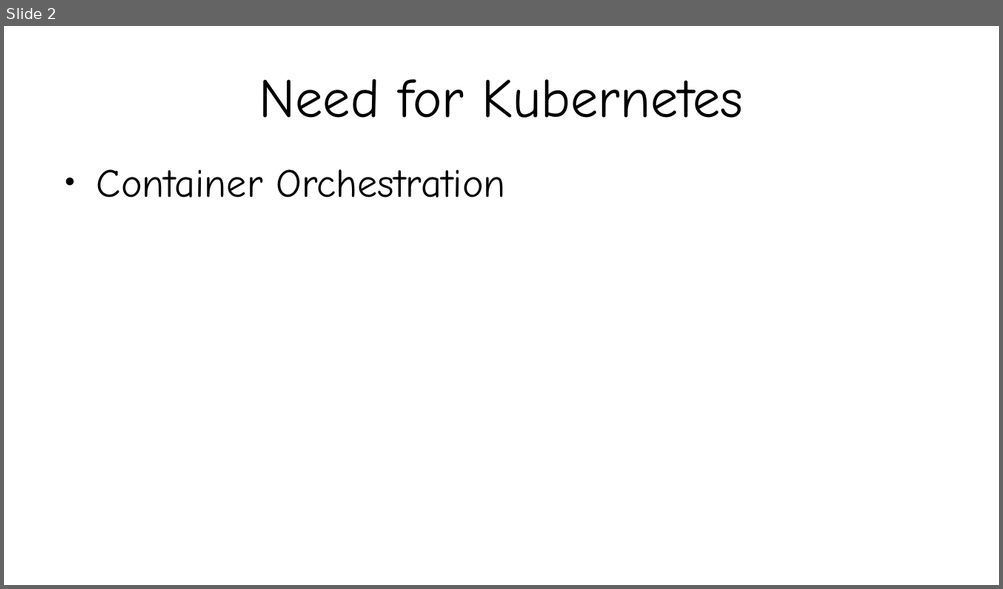
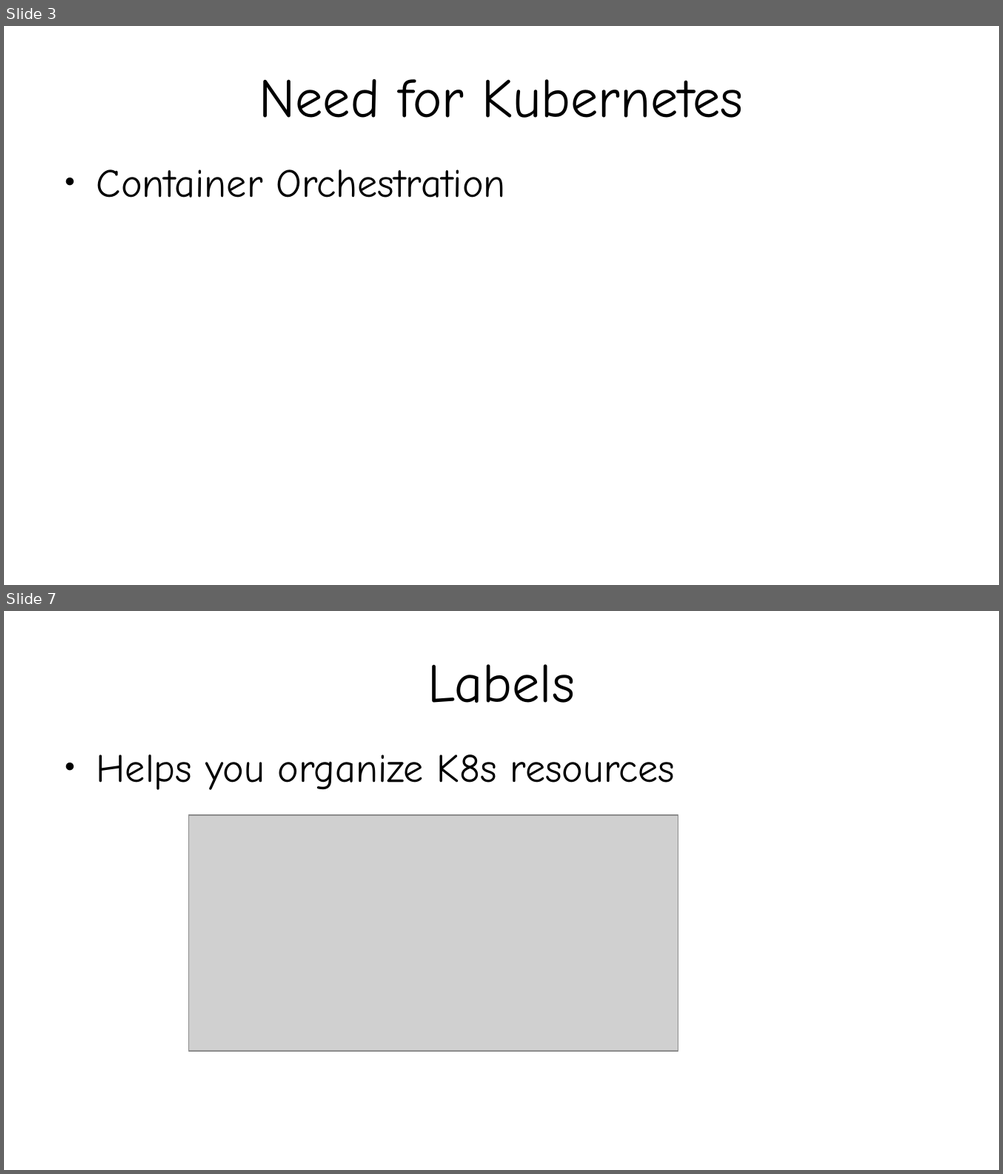
Before and after one commit to kislaykishore/microservices, a slide deck: Kubernetes.odp. Shown one above the other, each under a label of ours: slide 2 before the commit, slides 3 and 7 after it; the slides between them are not shown. The pictures are 1003x589 and 1003x1174 pixels, drawn with LibreOffice and Linux fonts; fonts in the diff are those of the drawing; grey boxes stand for pictures. Boxes give left, top, right and bottom in pixels: in the first picture for what was removed or moved away, otherwise in the second. Text is boxed around its words. In the diff, an @@ line names an element or a change of style, - is before the commit and + after.

```diff
--- a/Kubernetes.odp
+++ b/Kubernetes.odp
@@ slide 7 added at bbox=[4, 611, 999, 1170], background #FFFFFF @@
@@ title added at bbox=[427, 664, 575, 703], 44 pt, text #000000 @@
+Labels
@@ text added at bbox=[96, 755, 674, 790], 32 pt, text #000000 @@
+● Helps you organize K8s resources
@@ picture added at bbox=[189, 815, 678, 1051] @@
@@ what was slide 2 is now slide 3 @@
```
Also in this commit, not shown: 1 slide changed, 7 other slides added, 5 other files.
